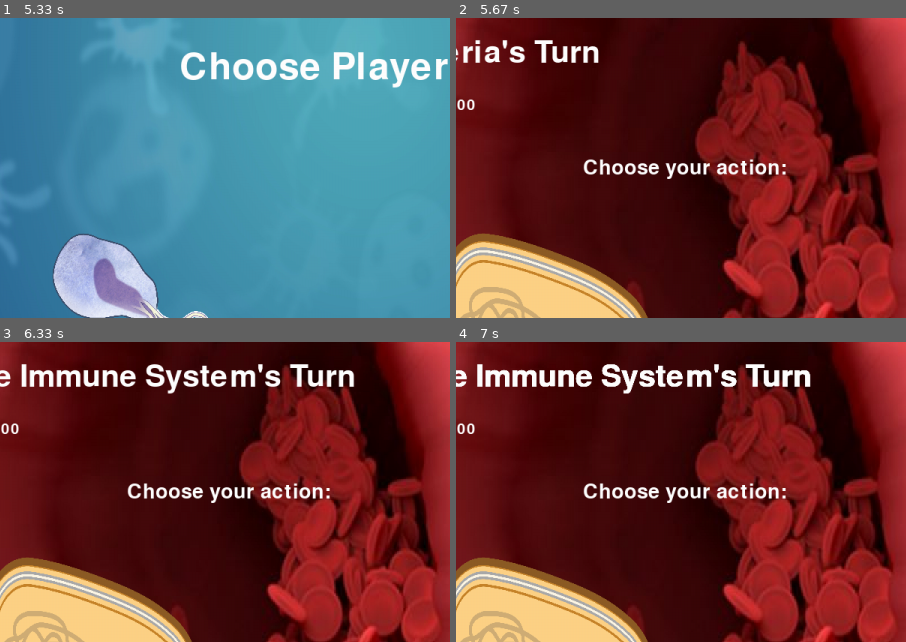
Above: before the commit, frames 1-4 (two rows, left to right).
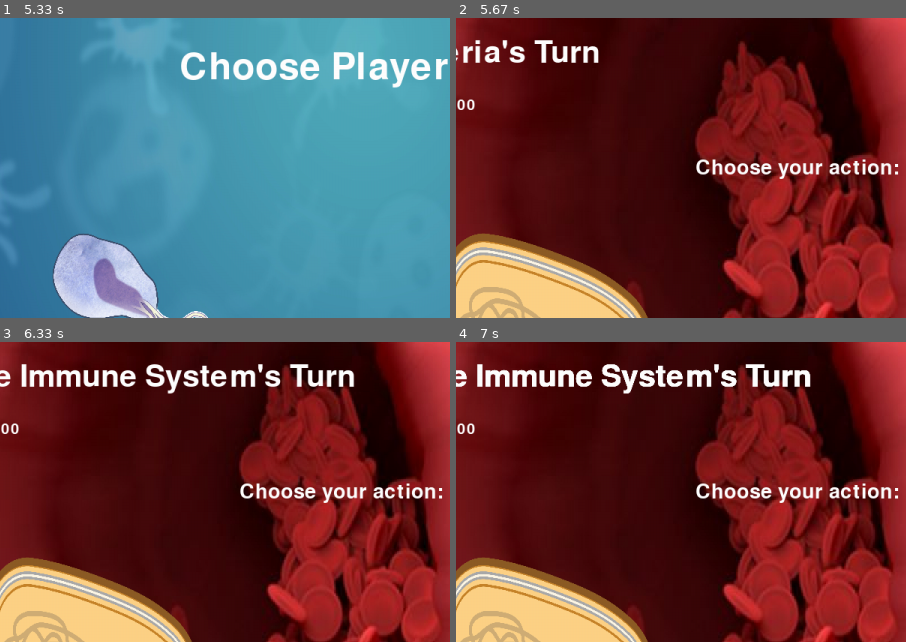
Above: after the commit, the same moments.

Repository: cmdcolin/ImmuneEscape
Game: pygame game, started from emma_test_game.py
Two runs of this game, one before a commit and one after it. Both use one fixed random seed, a clock stepped at 60 frames per second and the inputs below.
Inputs (mouse positions are % of the whole screen's width and height, from its top left):
- Up to frame 1 (5.33 s): click "Enter" at 0.38 s; click (29, 44) at 0.72 s; click (71, 44) at 1.05 s; click (26, 51) at 1.38 s; click (62, 59) at 2.22 s; click (26, 30) at 2.55 s; click (54, 46) at 5.22 s
- Up to frame 2 (5.67 s): click (21, 44) at 5.55 s
- Up to frame 3 (6.33 s): hold D 5.83-6.3 s
- Up to frame 4 (7 s): hold A 6.33-6.87 s; hold S from 6.9 s (still down)
The pictures show only the part of the screen within x 11-61%, y 2-52%; the shares and areas given below are measured in that part.

Frame 1 is identical in both runs. In frame 2, 1.9% of the frame differs, in the area x 28-99%, y 47-54%; in frame 3, 1.9%; in frame 4, 1.9%.

Commit message:
centered

Diff:
--- a/emma_test_game.py
+++ b/emma_test_game.py
@@ -168,7 +168,7 @@
     screen.blit(fight_background, (0,0))
     render_text_button(f" {player_1_assigned['Name']}: {player1_health}", font_small, (255, 255, 255), 20, 120)
     render_text_button(f"{player_2_assigned['Name']}: {player2_health}", font_small, (255, 255, 255), 800, 120)
-    render_text_button("Choose your action:", font_medium, (255, 255, 255), 300, 200)
+    render_text_button("Choose your action:", font_medium, (255, 255, 255), 450, 200)
     player1_first_rect = render_text_button(f"a:{player_1_assigned['Action'][0]}", font_medium, (255, 0, 0), 100, 600) # Red
     player1_second_rect = render_text_button(f"s:{player_1_assigned['Action'][1]}", font_medium, (0, 255, 0), 100, 650) # Green
     player1_thrid_rect = render_text_button(f"d:{player_1_assigned['Action'][2]}", font_medium,(0,200,255), 100, 700)
